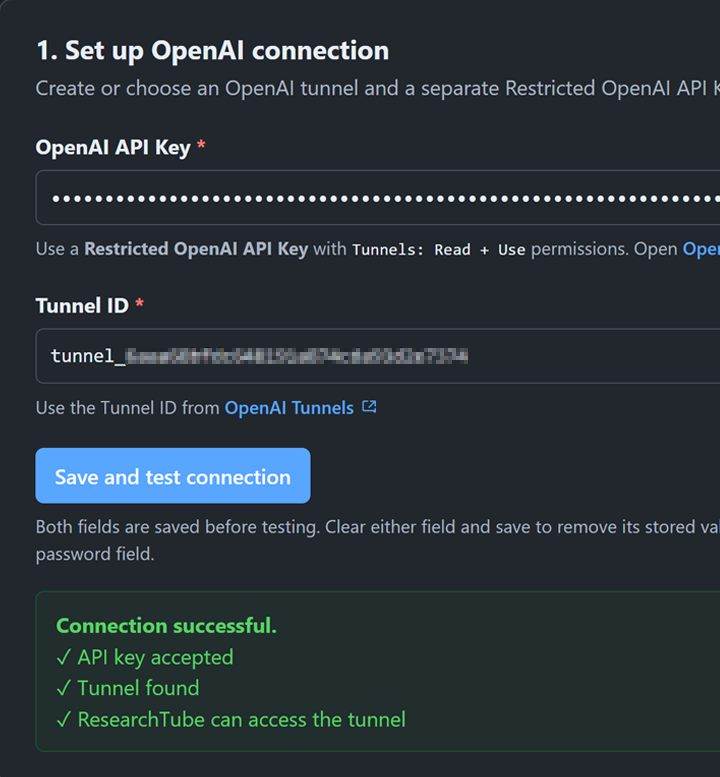
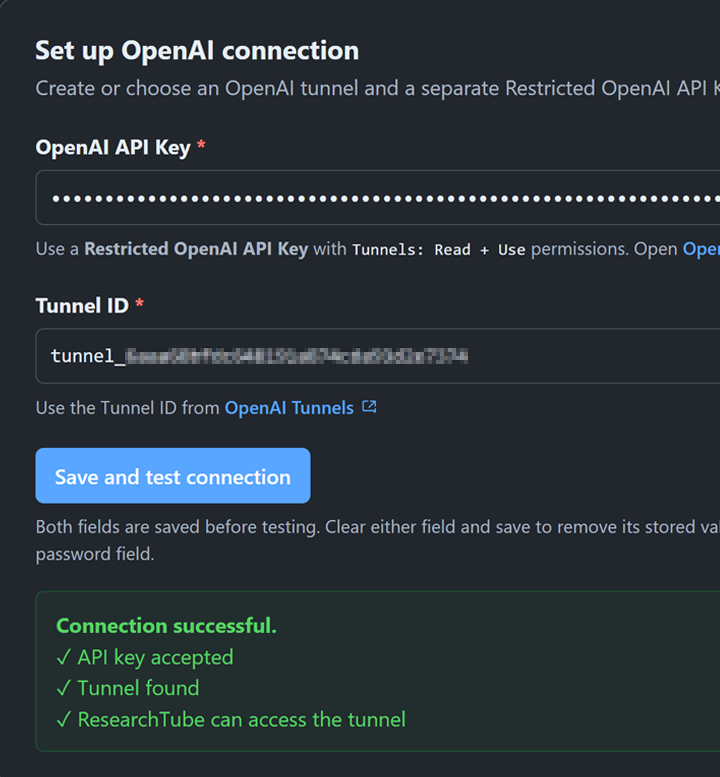
The second 720x777 image is a revision of the first. Changes to its layers:
added layer "Layer 2" above "Layer 3" over [34, 38, 373, 68]
added layer "Layer 3" above "Layer 1" over [370, 44, 390, 62]
